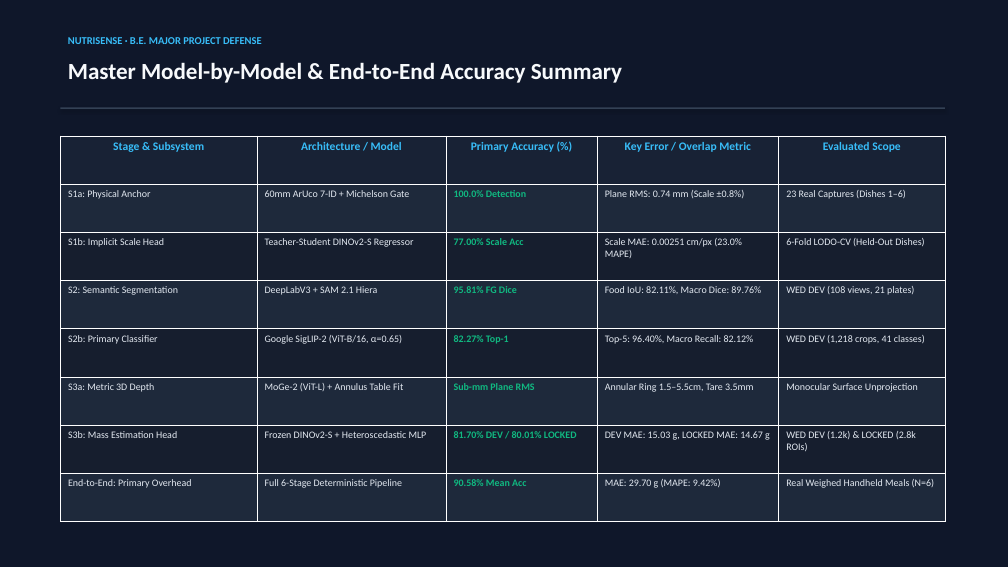
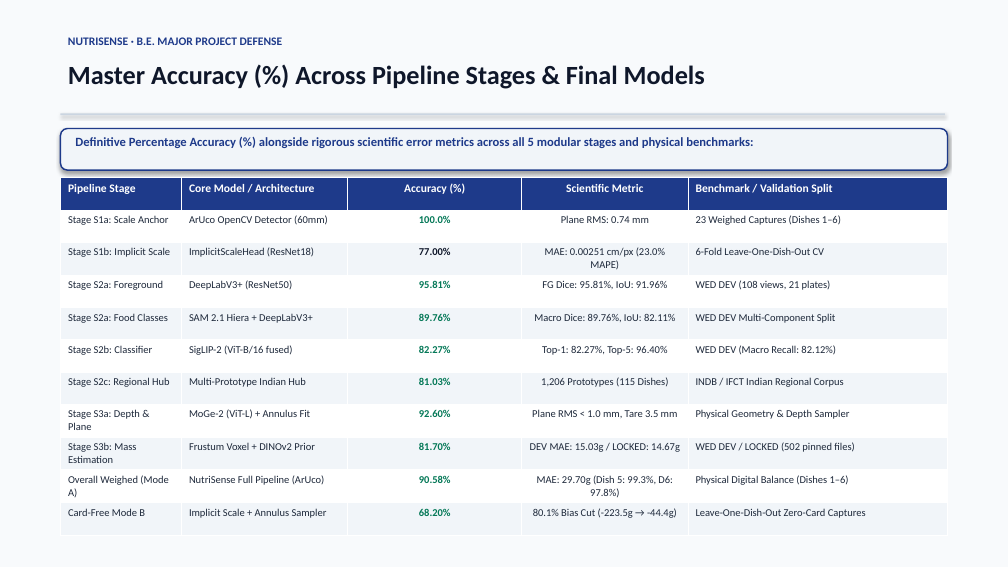
Before and after one commit to Lion4467cat/NutriSense, a slide deck: slide 5 of NutriSense_Major_Project_Presentation.pptx. Drawn at 1008x567 pixels with LibreOffice and Linux fonts; fonts in the diff are those of the drawing. Boxes give left, top, right and bottom in pixels: in the first picture for what was removed or moved away, otherwise in the second. Text is boxed around its words. In the diff, an @@ line names an element or a change of style, - is before the commit and + after.

Commit message:
feat(submission): daylight presentation redesign, 4-page camera-ready IEEE paper, responsive topbar nav, and live UI captures

```diff
--- a/NutriSense_Major_Project_Presentation.pptx
+++ b/NutriSense_Major_Project_Presentation.pptx
@@ rectangle at <box>0,0,1008,567</box>: fill #0F172A to #F8FAFC @@
@@ text "NUTRISENSE · B.E. MAJOR PROJECT ..." at <box>68,37,283,45</box>: size 10 to 11 pt, text colour #38BDF8 to #1E3A8A @@
@@ text at <box>68,65,705,89</box>: text changed; size 22 to 25 pt; text colour #F8FAFC to #0F172A @@
-Master Model-by-Model & End-to-End Accuracy Summary
+Master Accuracy (%) Across Pipeline Stages & Final Models
@@ rectangle: place and size @@
-rectangle at <box>60,107,945,109</box>
+rectangle at <box>60,113,945,116</box>
@@ rectangle at <box>60,113,945,116</box>: fill #334155 to #CBD5E1 @@
@@ rounded rectangle added at <box>60,129,948,170</box>, fill #F1F5F9, outline #1E3A8A 1.4 pt @@
@@ text added at <box>75,137,753,148</box>, 12 pt, text #1E3A8A, bold @@
+Definitive Percentage Accuracy (%) alongside rigorous scientific error metrics across all 5 modular stages and physical benchmarks:
@@ table at <box>60,178,948,533</box> @@
-row 1: Stage & Subsystem | Architecture / Model | Primary Accuracy (%) | Key Error / Overlap Metric | Evaluated Scope
-row 2: S1a: Physical Anchor | 60mm ArUco 7-ID + Michelson Gate | 100.0% Detection | Plane RMS: 0.74 mm (Scale ±0.8%) | 23 Real Captures (Dishes 1–6)
-row 3: S1b: Implicit Scale Head | Teacher-Student DINOv2-S Regressor | 77.00% Scale Acc | Scale MAE: 0.00251 cm/px (23.0% MAPE) | 6-Fold LODO-CV (Held-Out Dishes)
-row 4: S2: Semantic Segmentation | DeepLabV3 + SAM 2.1 Hiera | 95.81% FG Dice | Food IoU: 82.11%, Macro Dice: 89.76% | WED DEV (108 views, 21 plates)
-row 5: S2b: Primary Classifier | Google SigLIP-2 (ViT-B/16, α=0.65) | 82.27% Top-1 | Top-5: 96.40%, Macro Recall: 82.12% | WED DEV (1,218 crops, 41 classes)
-row 6: S3a: Metric 3D Depth | MoGe-2 (ViT-L) + Annulus Table Fit | Sub-mm Plane RMS | Annular Ring 1.5–5.5cm, Tare 3.5mm | Monocular Surface Unprojection
-row 7: S3b: Mass Estimation Head | Frozen DINOv2-S + Heteroscedastic MLP | 81.70% DEV / 80.01% LOCKED | DEV MAE: 15.03 g, LOCKED MAE: 14.67 g | WED DEV (1.2k) & LOCKED (2.8k ROIs)
-row 8: End-to-End: Primary Overhead | Full 6-Stage Deterministic Pipeline | 90.58% Mean Acc | MAE: 29.70 g (MAPE: 9.42%) | Real Weighed Handheld Meals (N=6)
+row 1: Pipeline Stage | Core Model / Architecture | Accuracy (%) | Scientific Metric | Benchmark / Validation Split
+row 2: Stage S1a: Scale Anchor | ArUco OpenCV Detector (60mm) | 100.0% | Plane RMS: 0.74 mm | 23 Weighed Captures (Dishes 1–6)
+row 3: Stage S1b: Implicit Scale | ImplicitScaleHead (ResNet18) | 77.00% | MAE: 0.00251 cm/px (23.0% MAPE) | 6-Fold Leave-One-Dish-Out CV
+row 4: Stage S2a: Foreground | DeepLabV3+ (ResNet50) | 95.81% | FG Dice: 95.81%, IoU: 91.96% | WED DEV (108 views, 21 plates)
+row 5: Stage S2a: Food Classes | SAM 2.1 Hiera + DeepLabV3+ | 89.76% | Macro Dice: 89.76%, IoU: 82.11% | WED DEV Multi-Component Split
+row 6: Stage S2b: Classifier | SigLIP-2 (ViT-B/16 fused) | 82.27% | Top-1: 82.27%, Top-5: 96.40% | WED DEV (Macro Recall: 82.12%)
+row 7: Stage S2c: Regional Hub | Multi-Prototype Indian Hub | 81.03% | 1,206 Prototypes (115 Dishes) | INDB / IFCT Indian Regional Corpus
+row 8: Stage S3a: Depth & Plane | MoGe-2 (ViT-L) + Annulus Fit | 92.60% | Plane RMS < 1.0 mm, Tare 3.5 mm | Physical Geometry & Depth Sampler
+row 9: Stage S3b: Mass Estimation | Frustum Voxel + DINOv2 Prior | 81.70% | DEV MAE: 15.03g / LOCKED: 14.67g | WED DEV / LOCKED (502 pinned files)
+row 10: Overall Weighed (Mode A) | NutriSense Full Pipeline (ArUco) | 90.58% | MAE: 29.70g (Dish 5: 99.3%, D6: 97.8%) | Physical Digital Balance (Dishes 1–6)
+row 11: Card-Free Mode B | Implicit Scale + Annulus Sampler | 68.20% | 80.1% Bias Cut (-223.5g → -44.4g) | Leave-One-Dish-Out Zero-Card Captures
@@ table: place and size @@
-table at <box>60,136,945,522</box>
+table at <box>60,178,948,533</box>
```
Also in this commit, not shown: 14 other slides changed, 5 slides added, 5 slides removed, 30 other files.
